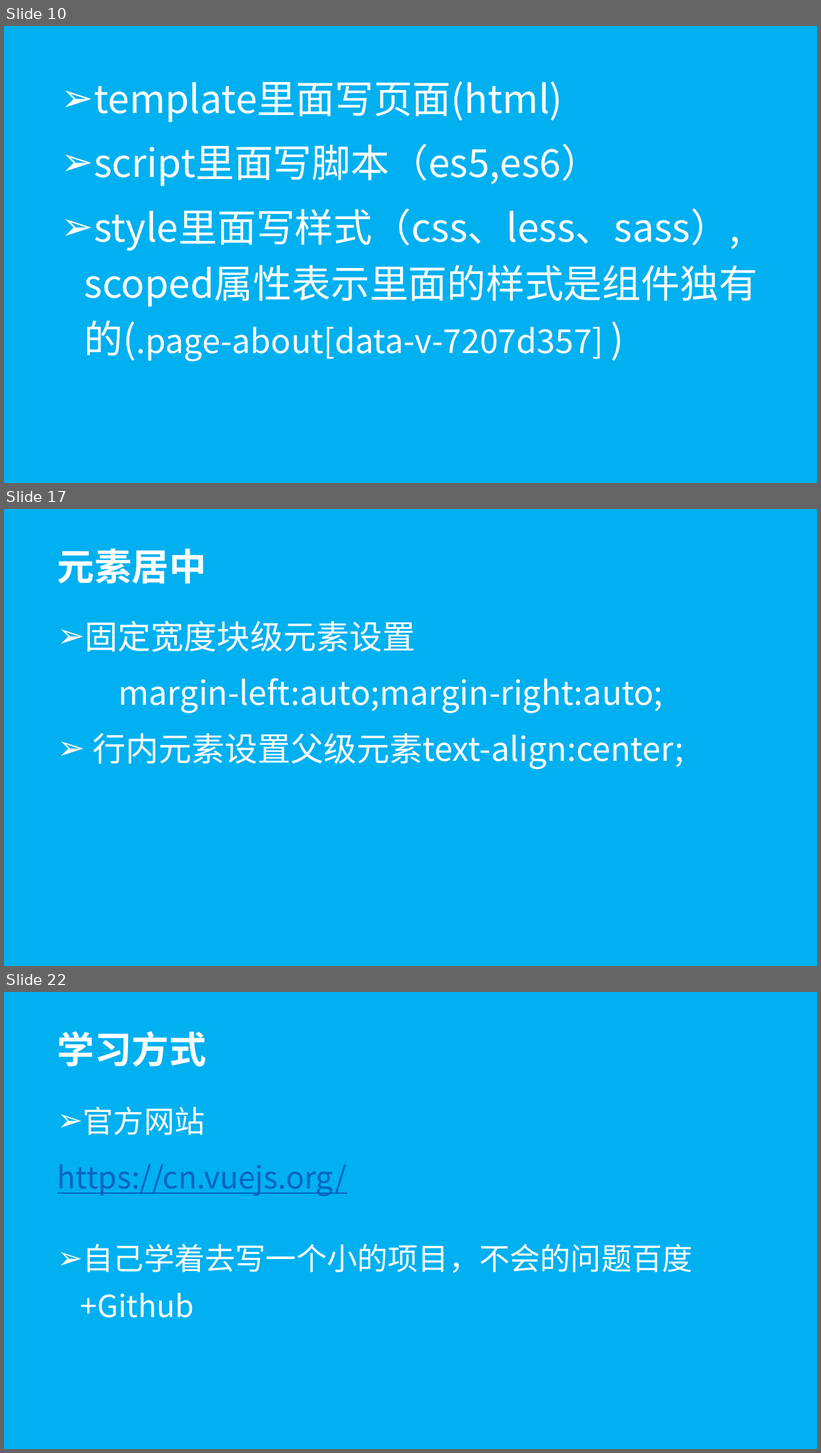
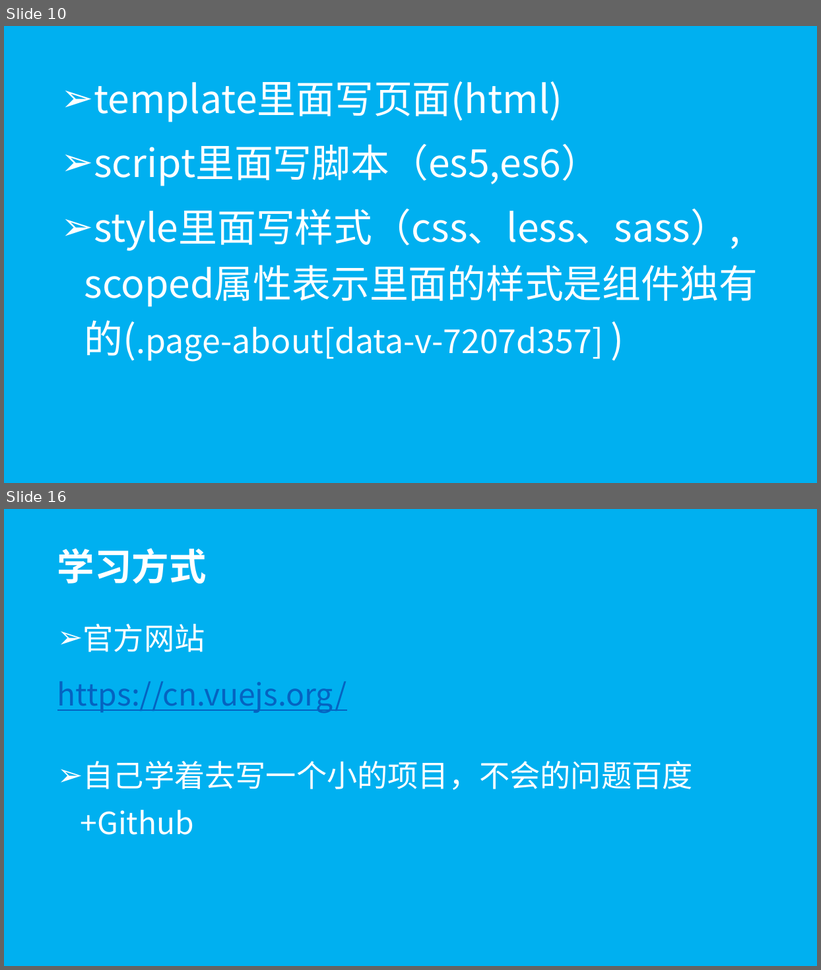
Before and after one commit to wugenshui/ppt, a slide deck: vue-webpack/vue-webpack.pptx. Shown one above the other, each under a label of ours: slides 10, 17 and 22 before the commit, slides 10 and 16 after it; the slides between them are not shown. The pictures are 821x1453 and 821x970 pixels, drawn with LibreOffice and Linux fonts; fonts in the diff are those of the drawing. Boxes give left, top, right and bottom in pixels: in the first picture for what was removed or moved away, otherwise in the second. Text is boxed around its words. In the diff, an @@ line names an element or a change of style, - is before the commit and + after.

```diff
--- a/vue-webpack/vue-webpack.pptx
+++ b/vue-webpack/vue-webpack.pptx
@@ slide 17 removed at [4,509,817,966], background #00B0F0 @@
@@ title removed at [57,549,207,584] @@
-元素居中
@@ subtitle removed at [85,621,684,769] @@
-➢ 固定宽度块级元素设置
-margin-left:auto;margin-right:auto;
-➢ 行内元素设置父级元素text-align:center;
@@ what was slide 22 is now slide 16 @@
```
Also in this commit, not shown: 3 slides changed, 2 slides added, 7 other slides removed, 2 other files.
